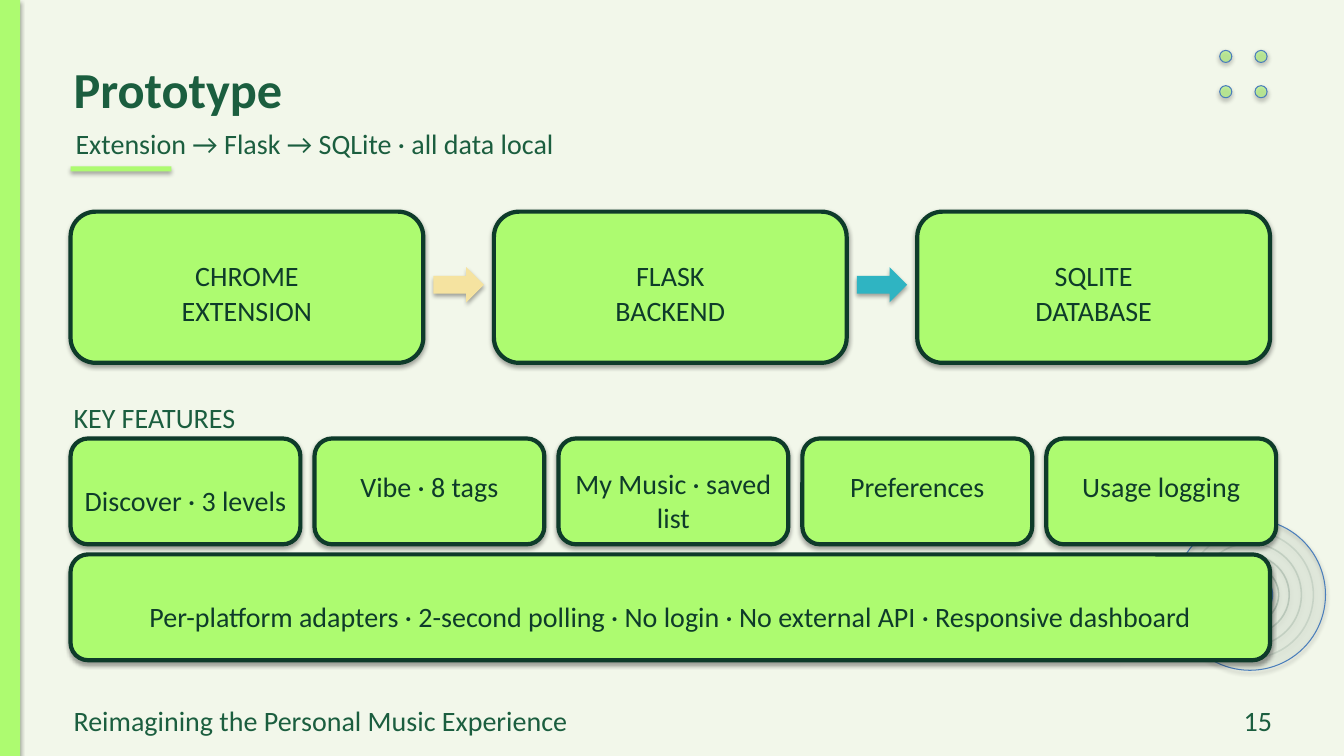
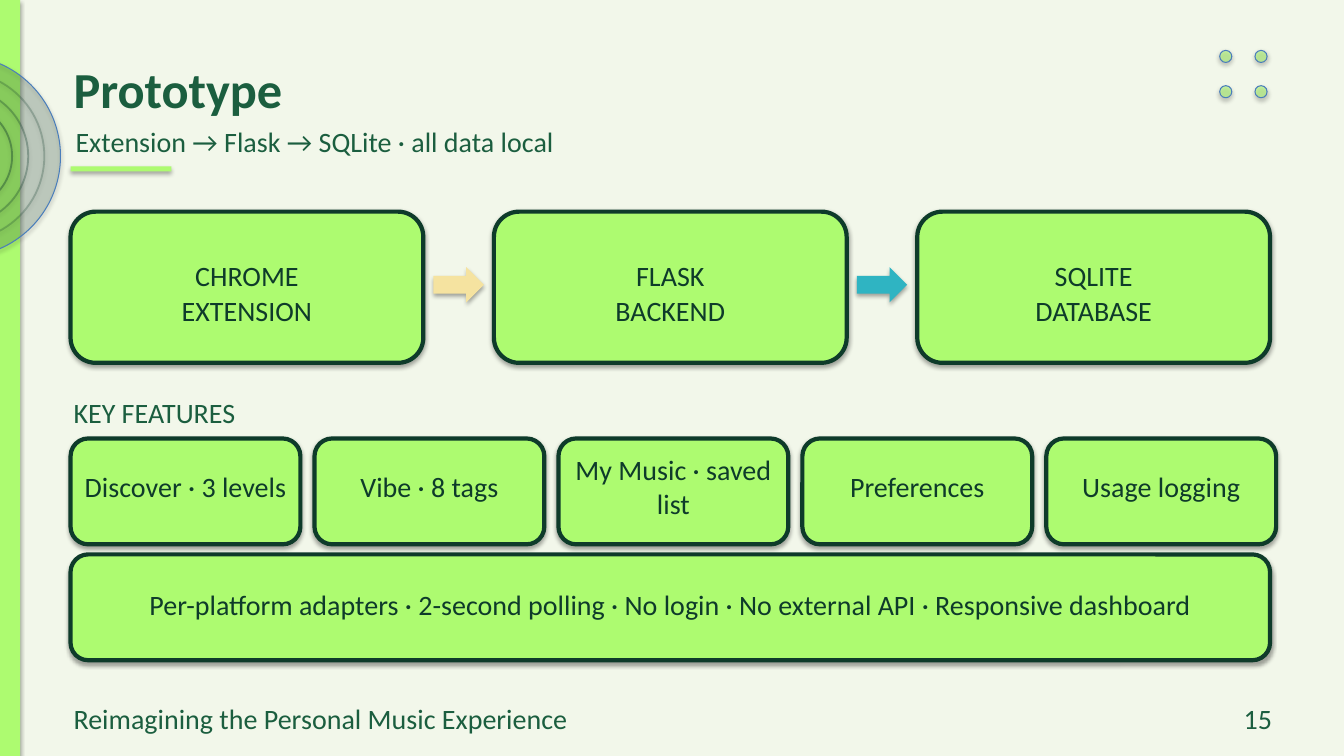
Before and after one commit to preet-kamdar/design-thinking-sem3, a slide deck: slide 15 of docs/Presentation.pptx. Drawn at 1344x756 pixels with LibreOffice and Linux fonts; fonts in the diff are those of the drawing. Boxes give left, top, right and bottom in pixels: in the first picture for what was removed or moved away, otherwise in the second. Text is boxed around its words. In the diff, an @@ line names an element or a change of style, - is before the commit and + after.

```diff
--- a/docs/Presentation.pptx
+++ b/docs/Presentation.pptx
@@ ellipse: place and size @@
-ellipse at (1175,519,1326,670)
+ellipse at (0,55,60,257)
@@ ellipse at (0,55,60,257): fill #0E3B2A at 6% opacity to #0E3B2A at 18% opacity @@
@@ ellipse: place and size @@
-ellipse at (1187,531,1314,658)
+ellipse at (0,72,44,241)
@@ ellipse: place and size @@
-ellipse at (1199,543,1302,646)
+ellipse at (0,88,28,225)
@@ outline #0E3B2A 1.1 pt to #0E3B2A 1.3 pt in 3 elements at (0,72,44,241), (0,88,28,225), (0,104,12,209) @@
@@ ellipse: place and size @@
-ellipse at (1211,556,1290,634)
+ellipse at (0,104,12,209)
@@ text "KEY FEATURES": place and size @@
-text "KEY FEATURES" at (74,410,236,428)
+text "KEY FEATURES" at (74,405,236,423)
@@ text "Discover · 3 levels": place and size @@
-text "Discover · 3 levels" at (85,491,286,511)
+text "Discover · 3 levels" at (85,477,286,497)
@@ text "My Music · saved list": place and size @@
-text "My Music · saved list" at (575,474,771,528)
+text "My Music · saved list" at (575,460,771,514)
@@ ellipse removed at (1222,567,1279,624) @@
@@ text "Per-platform adapters · 2-second polling ...": place and size @@
-text "Per-platform adapters · 2-second polling ..." at (149,607,1190,632)
+text "Per-platform adapters · 2-second polling ..." at (149,595,1190,620)
@@ ellipse removed at (1228,572,1273,617) @@
```
Also in this commit, not shown: 19 other slides changed, 6 other files.
